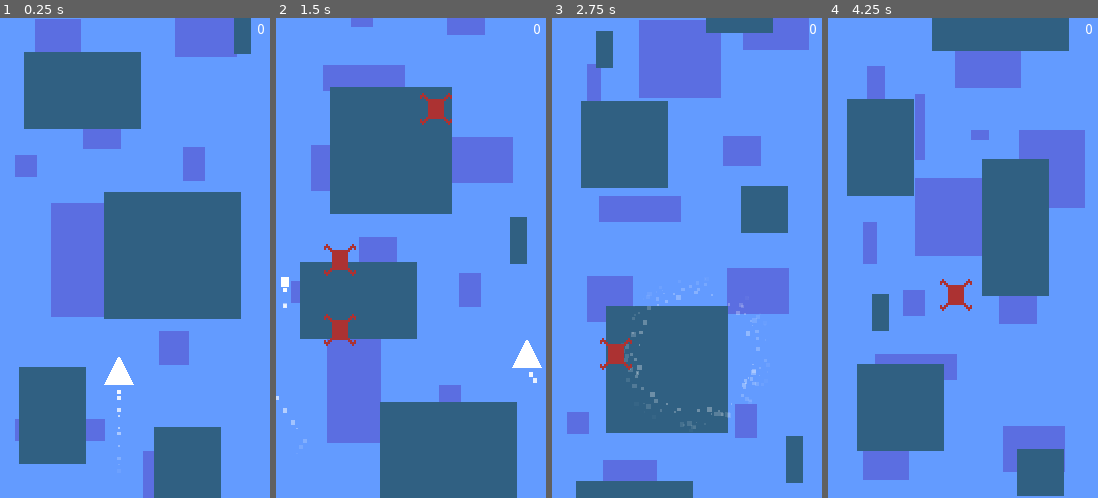
Above: before the commit, frames 1-4 (left to right).
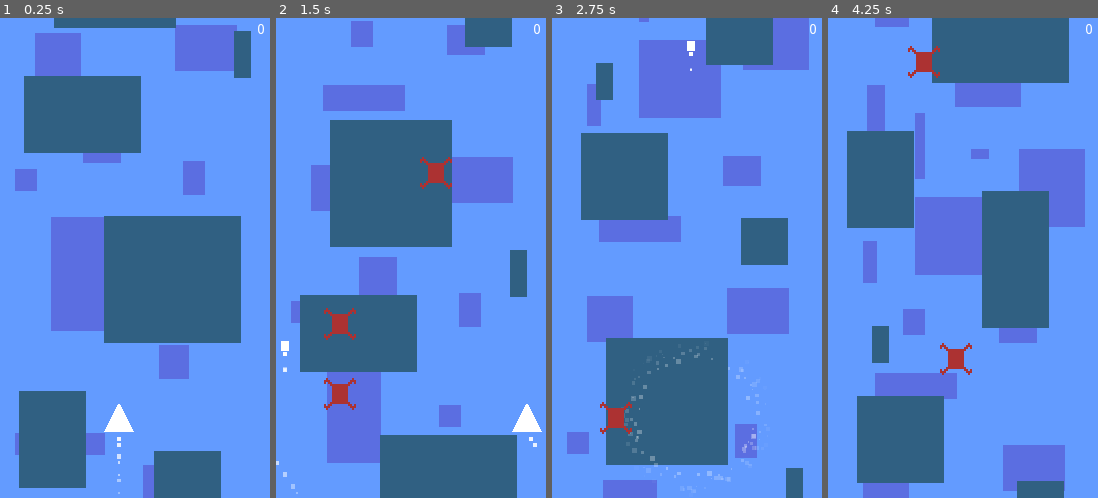
Above: after the commit, the same moments.

Repository: elektito/reverse-streak
Game: Godot game, scene res://Game.tscn
The game is run twice, just before and just after one commit, with the same random seed, the same clock (stepped at 60 frames per second) and the same inputs. Sound files missing from this copy of the repository are replaced by a short silence.
Inputs:
- Up to frame 1 (0.25 s): no input
- Up to frame 2 (1.5 s): hold Right (right) 0.53-1.28 s; tap Space (shoot) at 0.6, 1.35 s; hold Left (left) from 1.28 s (still down)
- Up to frame 3 (2.75 s): release Left (left) at 2.03 s; hold Right (right) from 2.03 s (still down); tap Space (shoot) at 2.1 s
- Up to frame 4 (4.25 s): tap Space (shoot) at 2.85, 3.6 s; release Right (right) at 3.53 s; hold Left (left) from 3.53 s (still down)

The runs differ from the first frame. In frame 1, 20% of the frame differs, in the area x 5-93%, y 0-100%; in frame 2, 27%; in frame 3, 29%, in the area x 5-96%, y 0-100%; in frame 4, 27%.

Commit message:
Disable camera smoothing

Diff:
--- a/Game.tscn
+++ b/Game.tscn
@@ -47,7 +47,6 @@
 [node name="camera" type="Camera2D" parent="."]
 anchor_mode = 0
 current = true
-smoothing_enabled = true
 
 [node name="ship" parent="camera" instance=ExtResource( 2 )]
 
